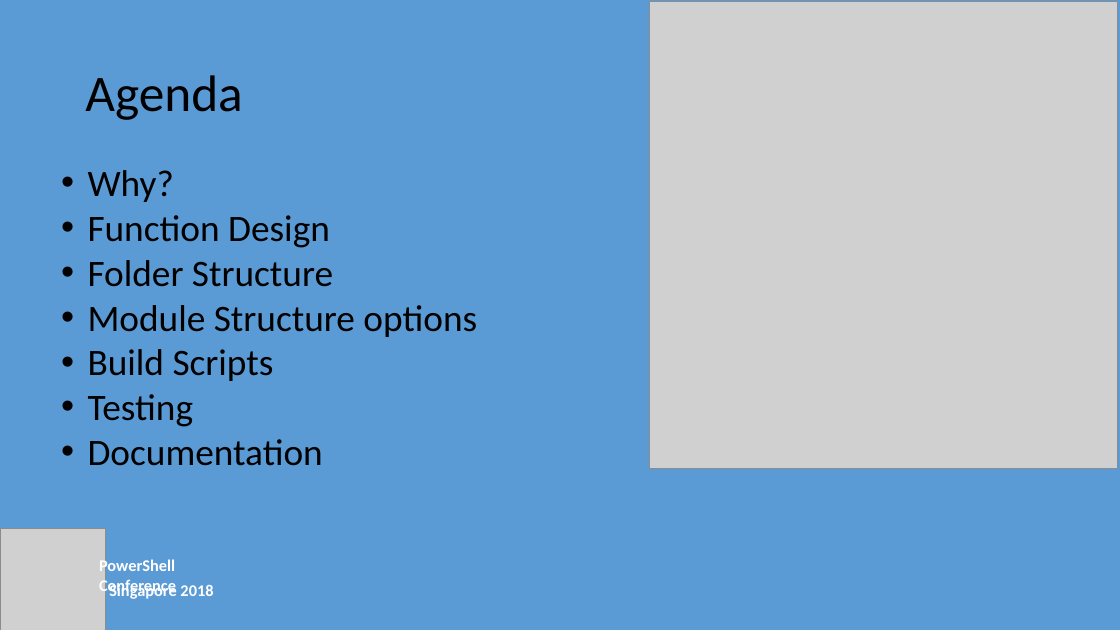
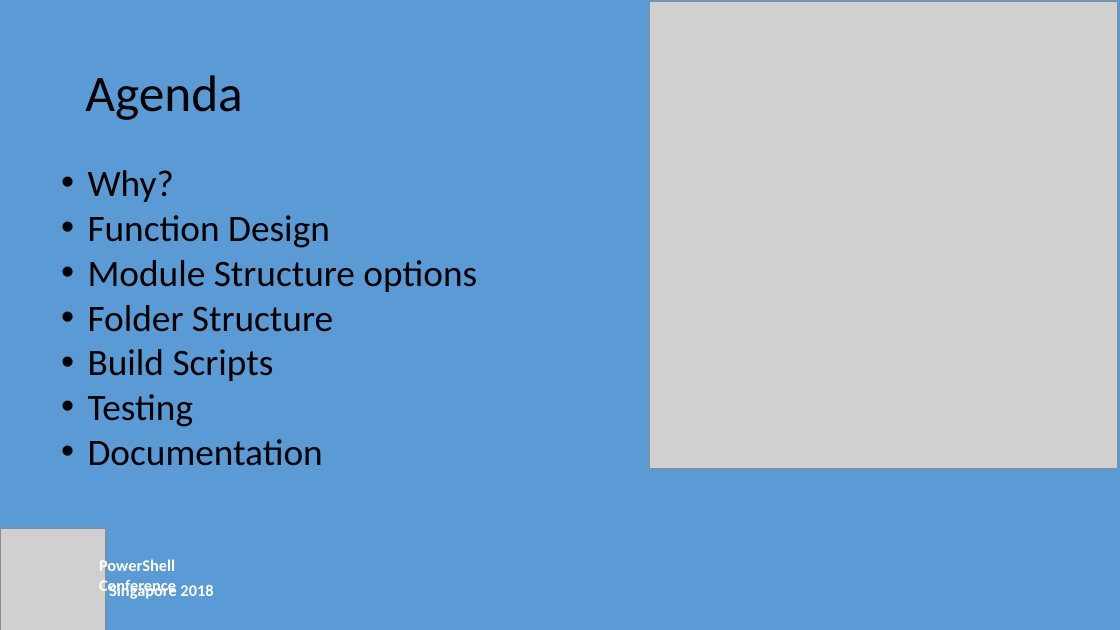
Before and after one commit to ChrisLGardner/presentations, a slide deck: slide 3 of 2018-10-19-PSConfAsia/Building-Better-Bricks.pptx. Drawn at 1120x630 pixels with LibreOffice and Linux fonts; fonts in the diff are those of the drawing; grey boxes stand for pictures. Boxes give left, top, right and bottom in pixels: in the first picture for what was removed or moved away, otherwise in the second. Text is boxed around its words. In the diff, an @@ line names an element or a change of style, - is before the commit and + after.

```diff
--- a/2018-10-19-PSConfAsia/Building-Better-Bricks.pptx
+++ b/2018-10-19-PSConfAsia/Building-Better-Bricks.pptx
@@ text at (x1=88, y1=260, x2=477, y2=292): paragraph added @@
+• Module Structure options
@@ text at (x1=88, y1=305, x2=477, y2=337): paragraph removed @@
-• Module Structure options
```
Also in this commit, not shown: 1 other slide changed.
